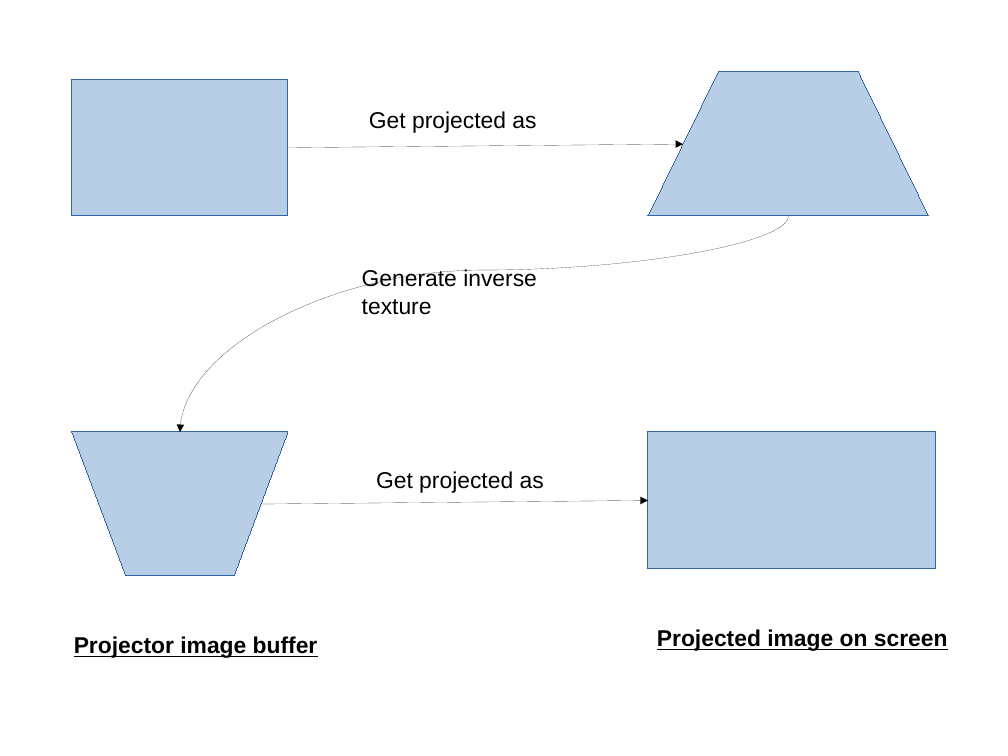
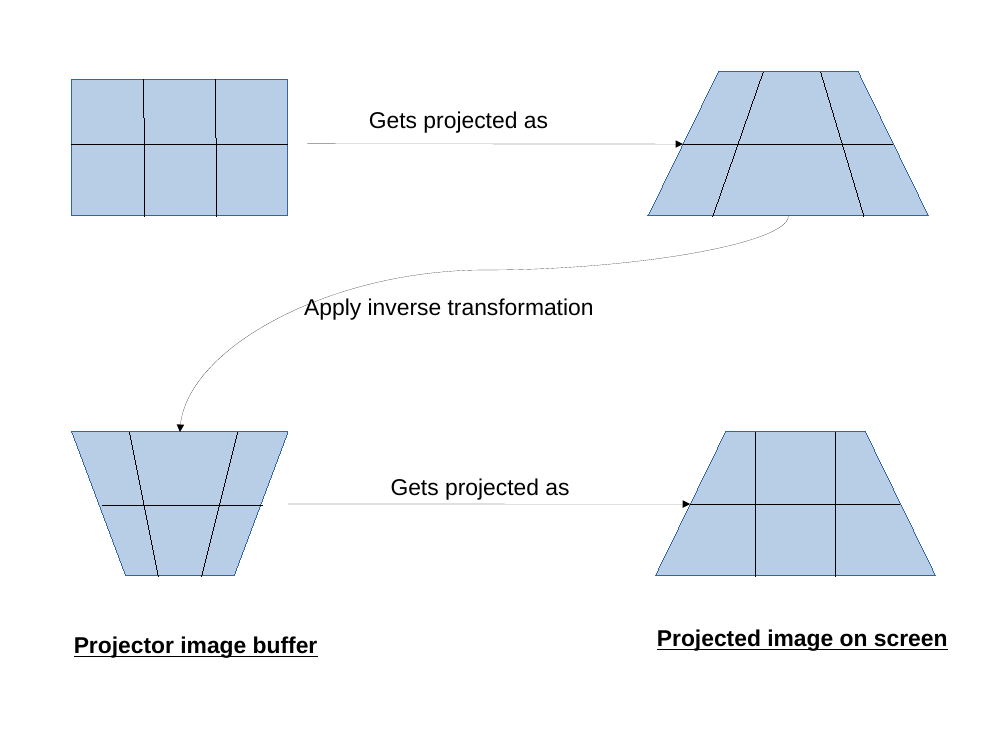
Before and after one commit to pranavkantgaur/MyDocs, a slide deck: slide 1 of Sectional_presentations/multiprojectorDisplay/figures/distort_sol.odp. Drawn at 1008x756 pixels with LibreOffice and Linux fonts; fonts in the diff are those of the drawing. Boxes give left, top, right and bottom in pixels: in the first picture for what was removed or moved away, otherwise in the second. Text is boxed around its words. In the diff, an @@ line names an element or a change of style, - is before the commit and + after.

```diff
--- a/Sectional_presentations/multiprojectorDisplay/figures/distort_sol.odp
+++ b/Sectional_presentations/multiprojectorDisplay/figures/distort_sol.odp
@@ line added from (144, 80) to (144, 216), #000000 0 pt @@
@@ line added from (216, 80) to (216, 216), #000000 0 pt @@
@@ line added from (764, 72) to (713, 216), #000000 0 pt @@
@@ line added from (821, 72) to (864, 216), #000000 0 pt @@
@@ text at bbox=[369, 111, 548, 133]: text changed @@
-Get projected as
+Gets projected as
@@ line added from (72, 144) to (288, 145), #000000 0 pt @@
@@ arrow moved from (288, 147) - (683, 145) to (307, 144) - (683, 145) @@
@@ line added from (683, 145) to (893, 145), #000000 0 pt @@
@@ text removed at bbox=[362, 269, 537, 315] @@
-Generate inverse texture
@@ text added at bbox=[304, 297, 594, 320], 18 pt, text #000000 @@
+Apply inverse transformation
@@ line added from (130, 432) to (158, 576), #000000 0 pt @@
@@ line added from (238, 432) to (201, 576), #000000 0 pt @@
@@ rectangle removed at bbox=[649, 432, 937, 569] @@
@@ freeform shape added at bbox=[656, 432, 937, 575], fill #729FCF at 50% opacity, outline #3465A4 0 pt @@
@@ line added from (756, 432) to (756, 576), #000000 0 pt @@
@@ line added from (835, 432) to (835, 576), #000000 0 pt @@
@@ text at bbox=[391, 478, 569, 500]: text changed @@
-Get projected as
+Gets projected as
@@ line added from (102, 506) to (263, 506), #000000 0 pt @@
@@ arrow moved from (261, 504) - (649, 500) to (288, 504) - (691, 504) @@
@@ line added from (691, 504) to (900, 504), #000000 0 pt @@
```
Also in this commit, not shown: 44 other files.
